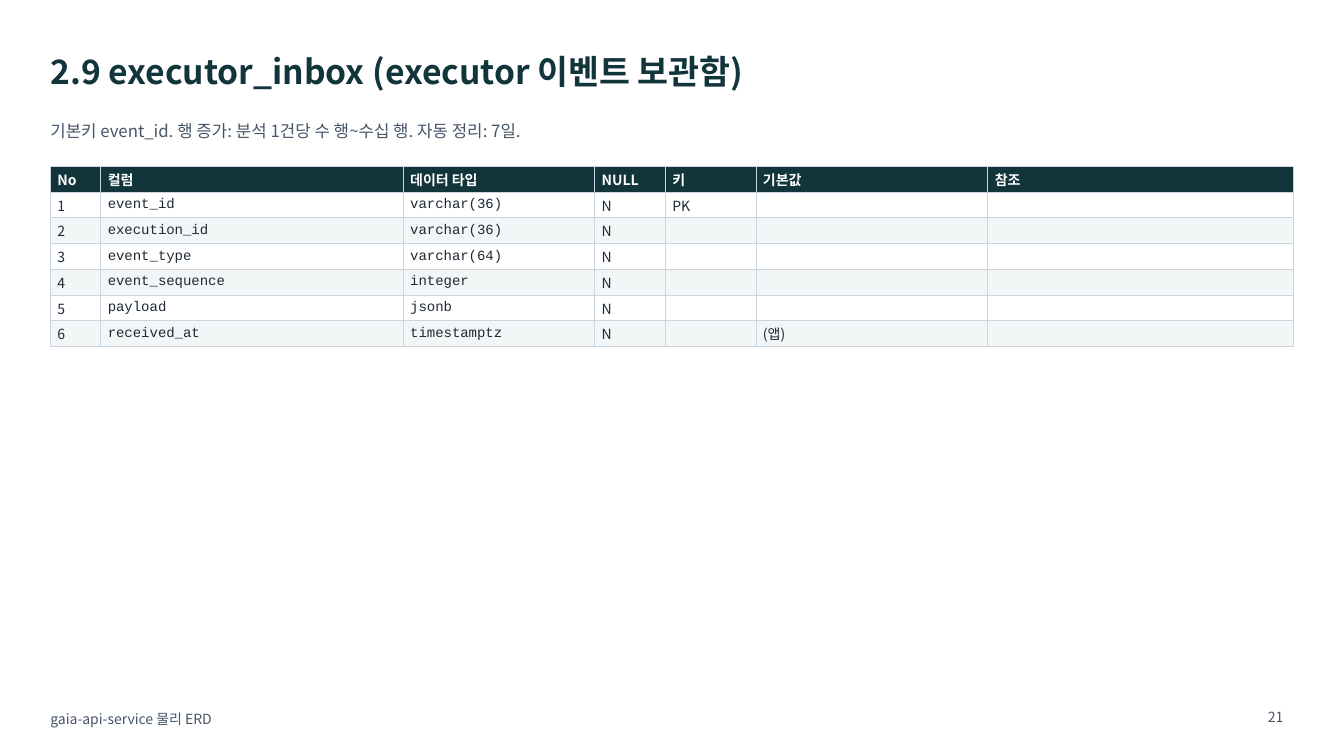
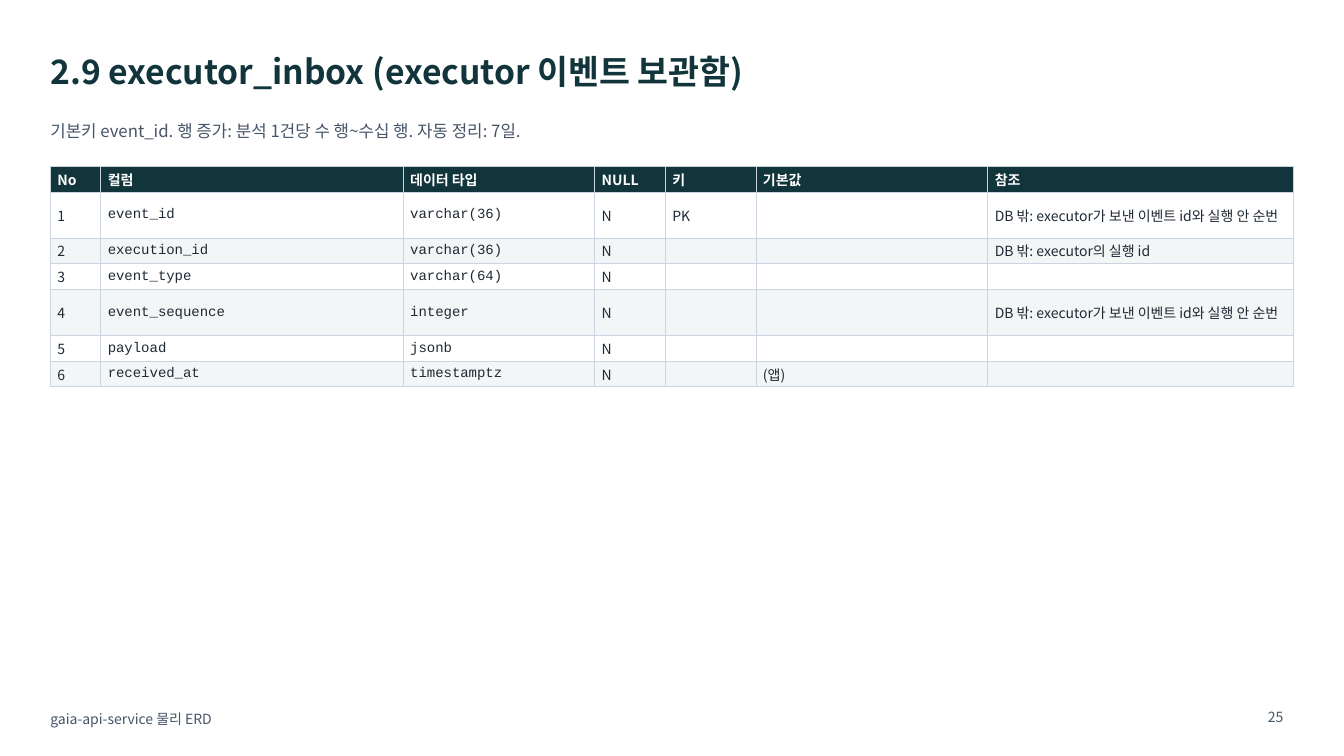
Before and after one commit to KimHwaJin/pr-agentic-service, a slide deck: slide 25 of docs/deliverables/05-erd-physical.pptx (slide 21 before the commit). Drawn at 1344x756 pixels with LibreOffice and Linux fonts; fonts in the diff are those of the drawing. Boxes give left, top, right and bottom in pixels: in the first picture for what was removed or moved away, otherwise in the second. Text is boxed around its words. In the diff, an @@ line names an element or a change of style, - is before the commit and + after.

```diff
--- a/docs/deliverables/05-erd-physical.pptx
+++ b/docs/deliverables/05-erd-physical.pptx
@@ table at (x1=50, y1=166, x2=1294, y2=387) @@
-row 2, column 7: 
+row 2, column 7: DB 밖: executor가 보낸 이벤트 id와 실행 안 순번
-row 3, column 7: 
+row 3, column 7: DB 밖: executor의 실행 id
-row 5, column 7: 
+row 5, column 7: DB 밖: executor가 보낸 이벤트 id와 실행 안 순번
@@ page number at (x1=1268, y1=711, x2=1284, y2=722): text changed @@
-21
+25
```
Also in this commit, not shown: 24 other slides changed, 4 slides added, 8 other files.
